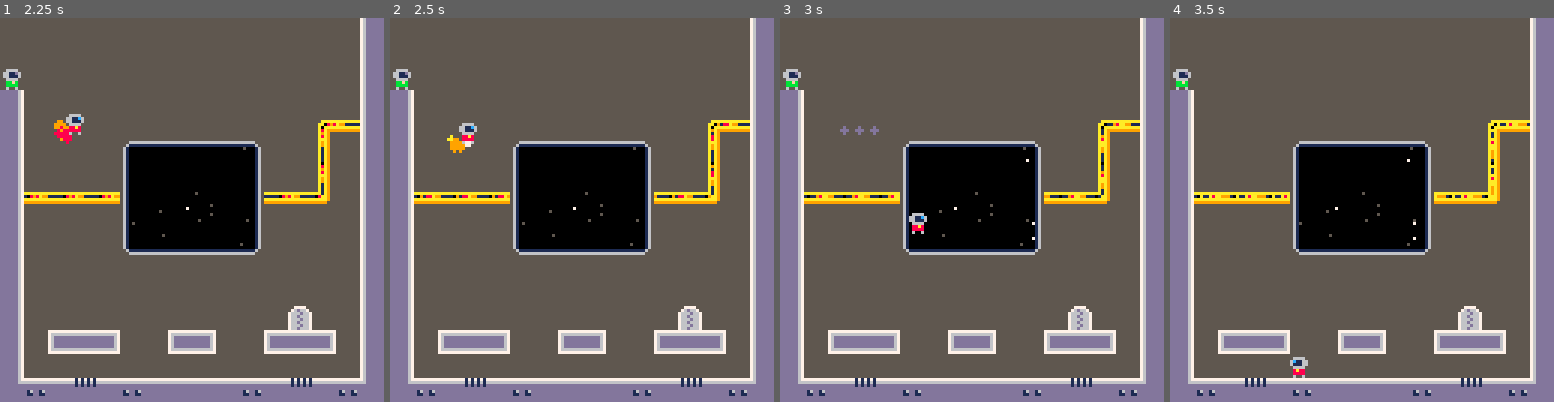
Above: before the commit, frames 1-4 (left to right).
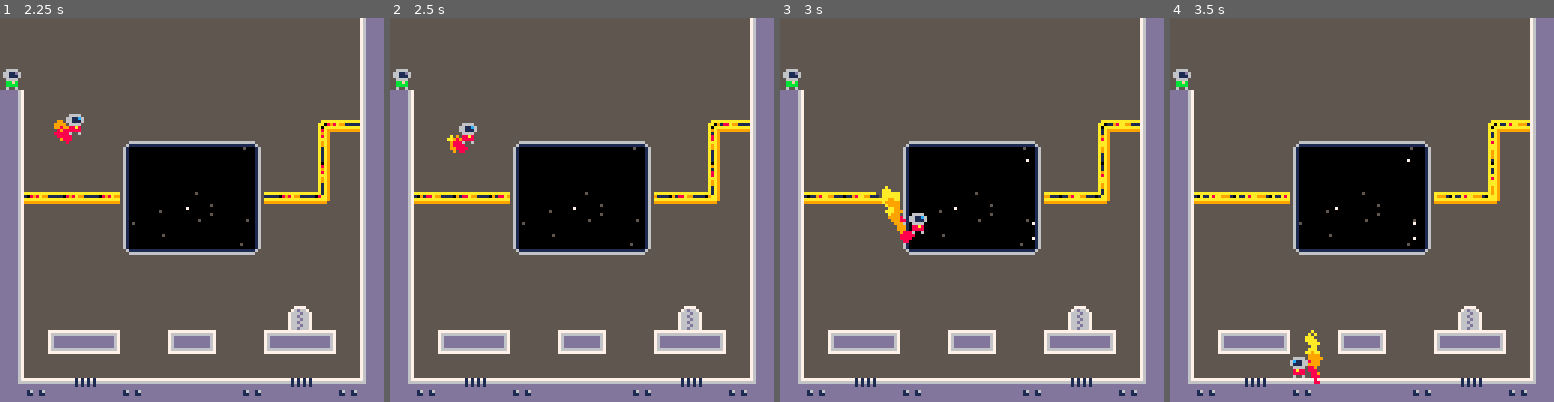
Above: after the commit, the same moments.

Repository: jgradim/gameoff-2020
Game: PICO-8 cartridge moonshot.p8
Same seed, same stepped clock (60 frames per second), same inputs: the game is played once before the commit and once after it.
Inputs:
- Up to frame 1 (2.25 s): tap X (X key) at 0.33, 1.07, 1.85 s; tap O (Z key) at 0.7, 1.7, 2.1 s; hold Right 1.6-2.1 s; hold Up from 2.15 s (still down)
- Up to frame 2 (2.5 s): release Up at 2.42 s; hold Right from 2.47 s (still down)
- Up to frame 3 (3 s): keep holding Right; tap O (Z key) at 2.5, 2.9 s; tap X (X key) at 2.97 s
- Up to frame 4 (3.5 s): release Right at 3.03 s; hold Left from 3.08 s (still down); tap O (Z key) at 3.3 s

Frame 1 is identical in both runs. In frame 2, 0.1% of the frame differs, in the area x 16-22%, y 30-36%; in frame 3, 0.5%, in the area x 15-36%, y 28-59%; in frame 4, 0.3%.

Commit message:
Fix typo

Diff:
--- a/moonshot.p8
+++ b/moonshot.p8
@@ -187,7 +187,7 @@
  if e.dy>0 then
   if collide_map(e,"⬇️",0) then
    e.dy=0
-   p.glide=false
+   e.glide=false
    e.y-=((e.y+e.h+1)%8)-1
   end
  elseif e.dy<0 then
